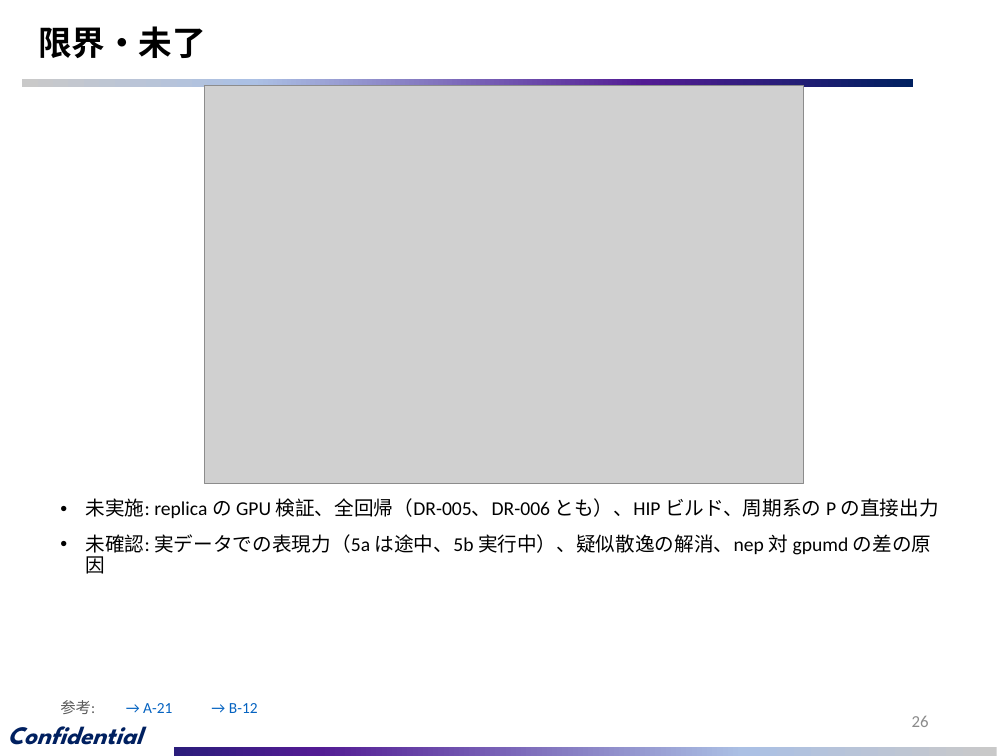
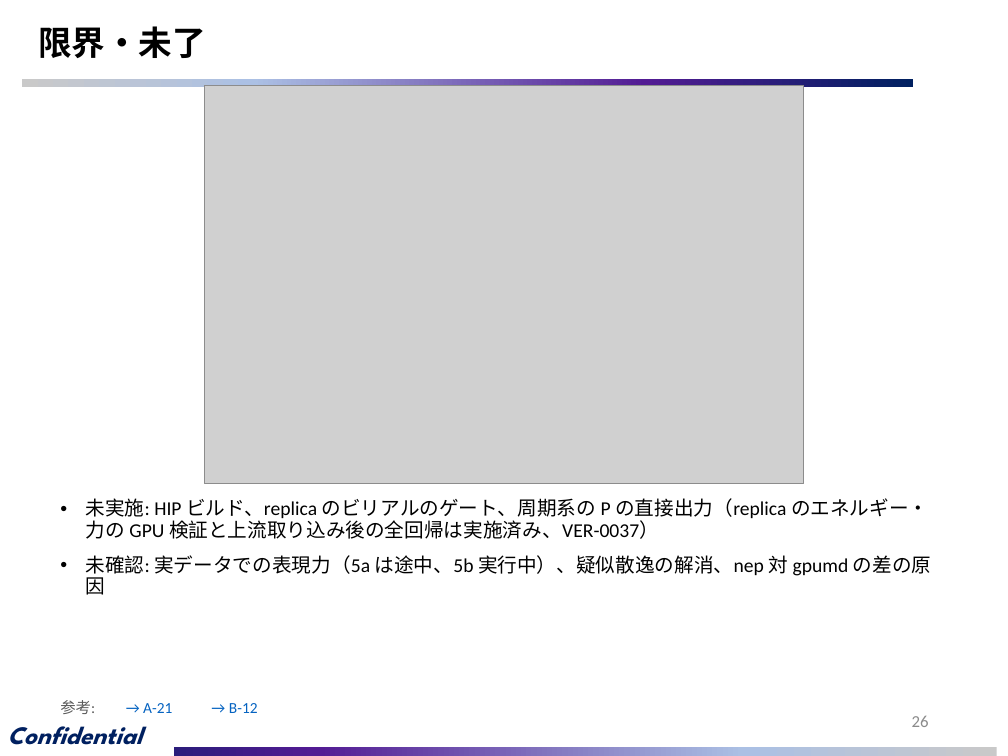
Before and after one commit to mkatouda/GPUMD, a slide deck: slide 26 of docs_ja/slides/GPUMD_dftd_qnep_report.pptx. Drawn at 1008x756 pixels with LibreOffice and Linux fonts; fonts in the diff are those of the drawing; grey boxes stand for pictures; background and template pictures are left out. Boxes give left, top, right and bottom in pixels: in the first picture for what was removed or moved away, otherwise in the second. Text is boxed around its words. In the diff, an @@ line names an element or a change of style, - is before the commit and + after.

Commit message:
docs_ja: update for the upstream merge (5c67f365): replica now inside gpumd, legacy format conversion, UPSTREAM-0003 withdrawn, deck rebuilt (DR-001..006)
- qnep/dftd/workreport/slides scripts: gpumd_replica and main_replica replaced by multi_replica (energy/force verified, no BEC, virial not verified); dftd2/dftd3 not available in multi_replica; dftd3 upstream changes not adopted.
- UPSTREAM-0003 described as withdrawn, fixed upstream by c79ed9a4; full regression done on the merged tree (VER-0037).
- GPUMD_dftd_qnep_report.pptx regenerated (27 main + 37 appendix).

```diff
--- a/docs_ja/slides/GPUMD_dftd_qnep_report.pptx
+++ b/docs_ja/slides/GPUMD_dftd_qnep_report.pptx
@@ text at bbox=[86, 498, 928, 539]: text changed @@
-• 未実施: replica の GPU 検証、全回帰（DR-005、DR-006 とも）、HIP ビルド、周期系の P の直接出力
+• 未実施: HIP ビルド、replica のビリアルのゲート、周期系の P の直接出力（replica のエネルギー・力の GPU 検証と上流取り込み後の全回帰は実施済み、VER-0037）
```
Also in this commit, not shown: 9 other slides changed, 15 other files.
